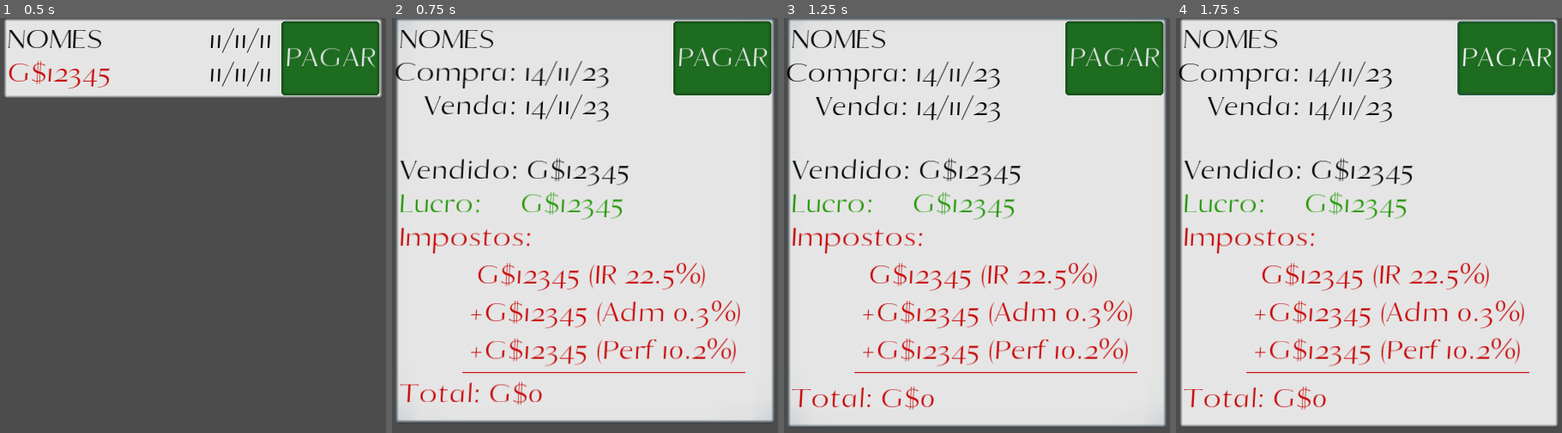
Above: before the commit, frames 1-4 (left to right).
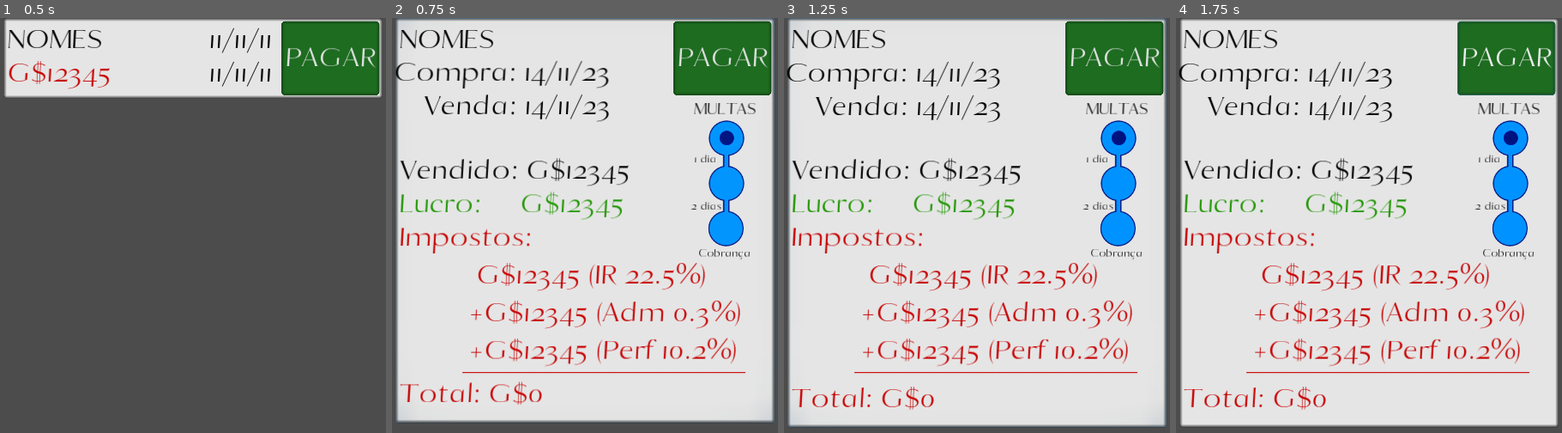
Above: after the commit, the same moments.

Repository: AndreMoukarzel/Grana-Preta
Game: Godot game, scene res://irs/debt/Debt.tscn
The game is run twice, just before and just after one commit, with the same random seed, the same clock (stepped at 60 frames per second) and the same inputs. This scene is started directly instead of the project's main scene.
Inputs:
- Up to frame 1 (0.5 s): no input
- Up to frame 2 (0.75 s): click "NOMES" at 0.5 s
- Up to frame 3 (1.25 s): no input
- Up to frame 4 (1.75 s): click "PAGAR" at 1.25 s

Frame 1 is identical in both runs. In frame 2, 2.4% of the frame differs, in the area x 77-95%, y 20-59%; in frame 3, 2.4%; in frame 4, 2.4%.
Error before the commit: Attempt to call function 'subtract_money' in base 'null instance' on a null instance. (res://irs/debt/Debt.gd:103)
Error after the commit: Attempt to call function 'subtract_money' in base 'null instance' on a null instance. (res://irs/debt/Debt.gd:105)

Commit message:
Add strikes info

Diff:
--- a/irs/debt/Debt.gd
+++ b/irs/debt/Debt.gd
@@ -23,7 +23,7 @@
 
 	$SourceName.text = source_name
 	self.strikes = max(0, Save.get_time_difference(sell_date, OS.get_date())[0])
-	# Strike display
+	$Strikes/Sprite.frame = min(strikes, 0)
 	self.value = calculate_value(profit, taxes)
 	$Value.text = str("G$", self.value)
 	self.buy_date = buy_date
@@ -61,6 +61,7 @@
 	$Tween.interpolate_property($Value, 'rect_position', null, Vector2(5, 55), TWN_TIME, Tween.TRANS_QUAD, Tween.EASE_IN_OUT)
 	$Tween.interpolate_property($BuyDate, 'rect_position', null, Vector2(50, 5), TWN_TIME, Tween.TRANS_QUAD, Tween.EASE_IN_OUT)
 	$Tween.interpolate_property($SellDate, 'rect_position', null, Vector2(50, 55), TWN_TIME, Tween.TRANS_QUAD, Tween.EASE_IN_OUT)
+	$Tween.interpolate_property($Strikes, 'modulate', null, Color(1, 1, 1, 0), TWN_TIME, Tween.TRANS_QUAD, Tween.EASE_IN_OUT)
 	$Tween.interpolate_property($AmmountSold, 'modulate', null, Color(1, 1, 1, 0), TWN_TIME, Tween.TRANS_QUAD, Tween.EASE_IN_OUT)
 	$Tween.interpolate_property($Profit, 'modulate', null, Color(1, 1, 1, 0), TWN_TIME, Tween.TRANS_QUAD, Tween.EASE_IN_OUT)
 	$Tween.interpolate_property($Taxes, 'modulate', null, Color(1, 1, 1, 0), TWN_TIME, Tween.TRANS_QUAD, Tween.EASE_IN_OUT)
@@ -81,6 +82,7 @@
 	$Tween.interpolate_property($Value, 'rect_position', null, Vector2(5, 540), TWN_TIME, Tween.TRANS_QUAD, Tween.EASE_IN_OUT)
 	$Tween.interpolate_property($BuyDate, 'rect_position', null, Vector2(-30, 55), TWN_TIME, Tween.TRANS_QUAD, Tween.EASE_IN_OUT)
 	$Tween.interpolate_property($SellDate, 'rect_position', null, Vector2(-30, 105), TWN_TIME, Tween.TRANS_QUAD, Tween.EASE_IN_OUT)
+	$Tween.interpolate_property($Strikes, 'modulate', null, Color(1, 1, 1, 1), TWN_TIME, Tween.TRANS_QUAD, Tween.EASE_IN_OUT)
 	$Tween.interpolate_property($AmmountSold, 'modulate', null, Color(1, 1, 1, 1), TWN_TIME, Tween.TRANS_QUAD, Tween.EASE_IN_OUT)
 	$Tween.interpolate_property($Profit, 'modulate', null, Color(1, 1, 1, 1), TWN_TIME, Tween.TRANS_QUAD, Tween.EASE_IN_OUT)
 	$Tween.interpolate_property($Taxes, 'modulate', null, Color(1, 1, 1, 1), TWN_TIME, Tween.TRANS_QUAD, Tween.EASE_IN_OUT)
--- a/irs/debt/Debt.tscn
+++ b/irs/debt/Debt.tscn
@@ -1,7 +1,8 @@
-[gd_scene load_steps=7 format=2]
+[gd_scene load_steps=10 format=2]
 
 [ext_resource path="res://irs/debt/Debt.gd" type="Script" id=1]
 [ext_resource path="res://school/Lessons/LessonFont.otf" type="DynamicFontData" id=2]
+[ext_resource path="res://irs/Strike.png" type="Texture" id=3]
 
 [sub_resource type="StyleBoxFlat" id=1]
 bg_color = Color( 0.901961, 0.901961, 0.901961, 1 )
@@ -41,6 +42,18 @@
 use_filter = true
 font_data = ExtResource( 2 )
 
+[sub_resource type="DynamicFont" id=5]
+size = 30
+use_mipmaps = true
+use_filter = true
+font_data = ExtResource( 2 )
+
+[sub_resource type="DynamicFont" id=6]
+size = 20
+use_mipmaps = true
+use_filter = true
+font_data = ExtResource( 2 )
+
 [node name="Debt" type="Button"]
 margin_left = 5.0
 margin_right = 571.0
@@ -103,14 +116,63 @@
 align = 2
 
 [node name="Strikes" type="Control" parent="."]
-margin_left = 5.0
-margin_top = 60.0
-margin_right = 45.0
-margin_bottom = 100.0
-
-[node name="Strike" type="TextureRect" parent="Strikes"]
-margin_right = 40.0
-margin_bottom = 40.0
+editor/display_folded = true
+modulate = Color( 1, 1, 1, 0 )
+margin_left = 470.0
+margin_top = 120.0
+margin_right = 510.0
+margin_bottom = 350.0
+
+[node name="StrikeLabel" type="Label" parent="Strikes"]
+margin_left = -25.0
+margin_right = 51.0
+margin_bottom = 33.0
+custom_fonts/font = SubResource( 5 )
+custom_colors/font_color = Color( 0, 0, 0, 1 )
+text = "MULTAS"
+align = 1
+valign = 1
+
+[node name="day1" type="Label" parent="Strikes"]
+margin_left = -25.0
+margin_top = 80.0
+margin_right = 10.0
+margin_bottom = 102.0
+custom_fonts/font = SubResource( 6 )
+custom_colors/font_color = Color( 0, 0, 0, 1 )
+text = "1 dia"
+align = 1
+valign = 1
+
+[node name="day2" type="Label" parent="Strikes"]
+margin_left = -30.0
+margin_top = 150.0
+margin_right = 18.0
+margin_bottom = 172.0
+custom_fonts/font = SubResource( 6 )
+custom_colors/font_color = Color( 0, 0, 0, 1 )
+text = "2 dias"
+align = 1
+valign = 1
+
+[node name="Payment" type="Label" parent="Strikes"]
+margin_left = -20.0
+margin_top = 220.0
+margin_right = 63.0
+margin_bottom = 242.0
+custom_fonts/font = SubResource( 6 )
+custom_colors/font_color = Color( 0, 0, 0, 1 )
+text = "Cobrança"
+align = 1
+valign = 1
+
+[node name="Sprite" type="Sprite" parent="Strikes"]
+position = Vector2( 25, 60 )
+rotation = 1.5708
+scale = Vector2( 0.8, 0.8 )
+texture = ExtResource( 3 )
+offset = Vector2( 85, 0 )
+vframes = 3
 
 [node name="AmmountSold" type="Label" parent="."]
 modulate = Color( 1, 1, 1, 0 )
Binary file added: irs/Strike.png
Not shown, added: irs/Strike.png.import
